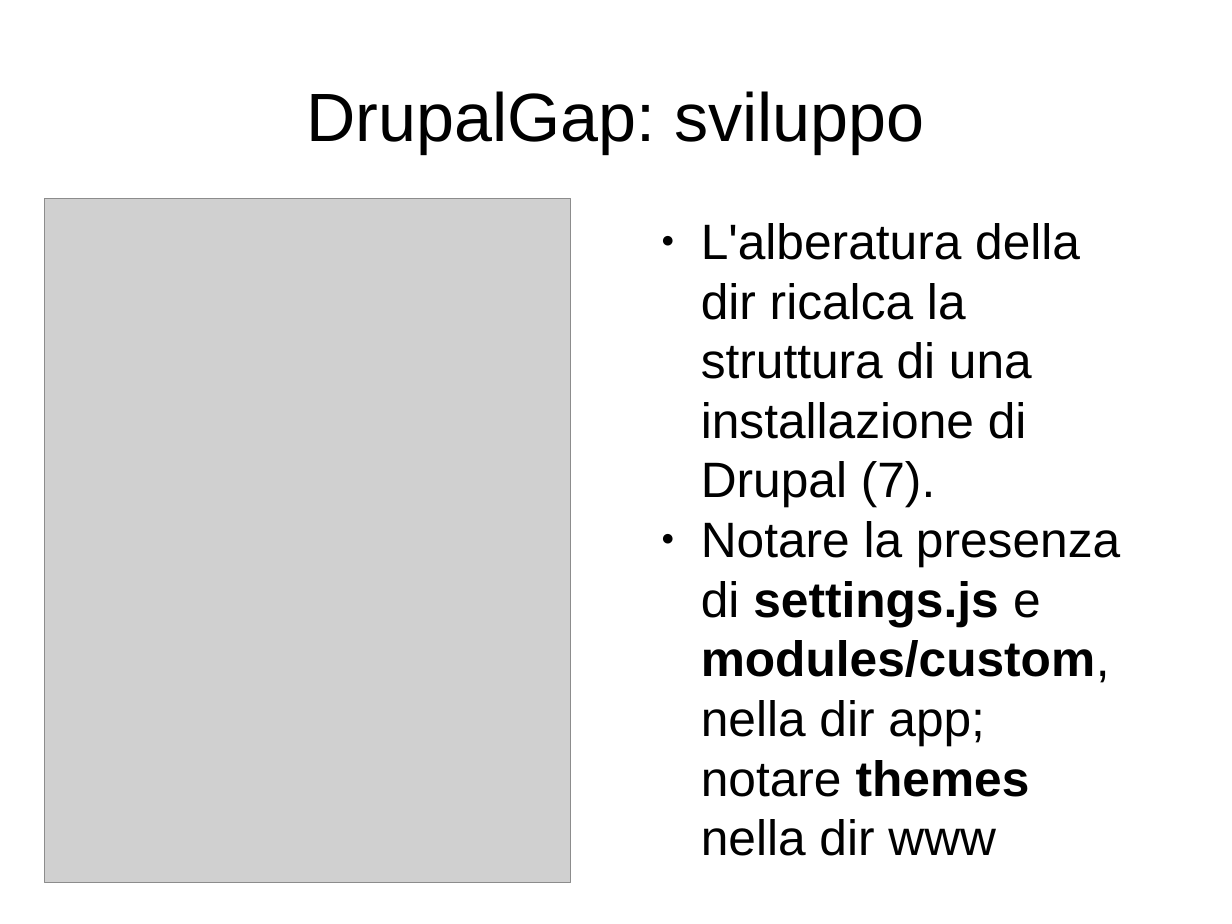
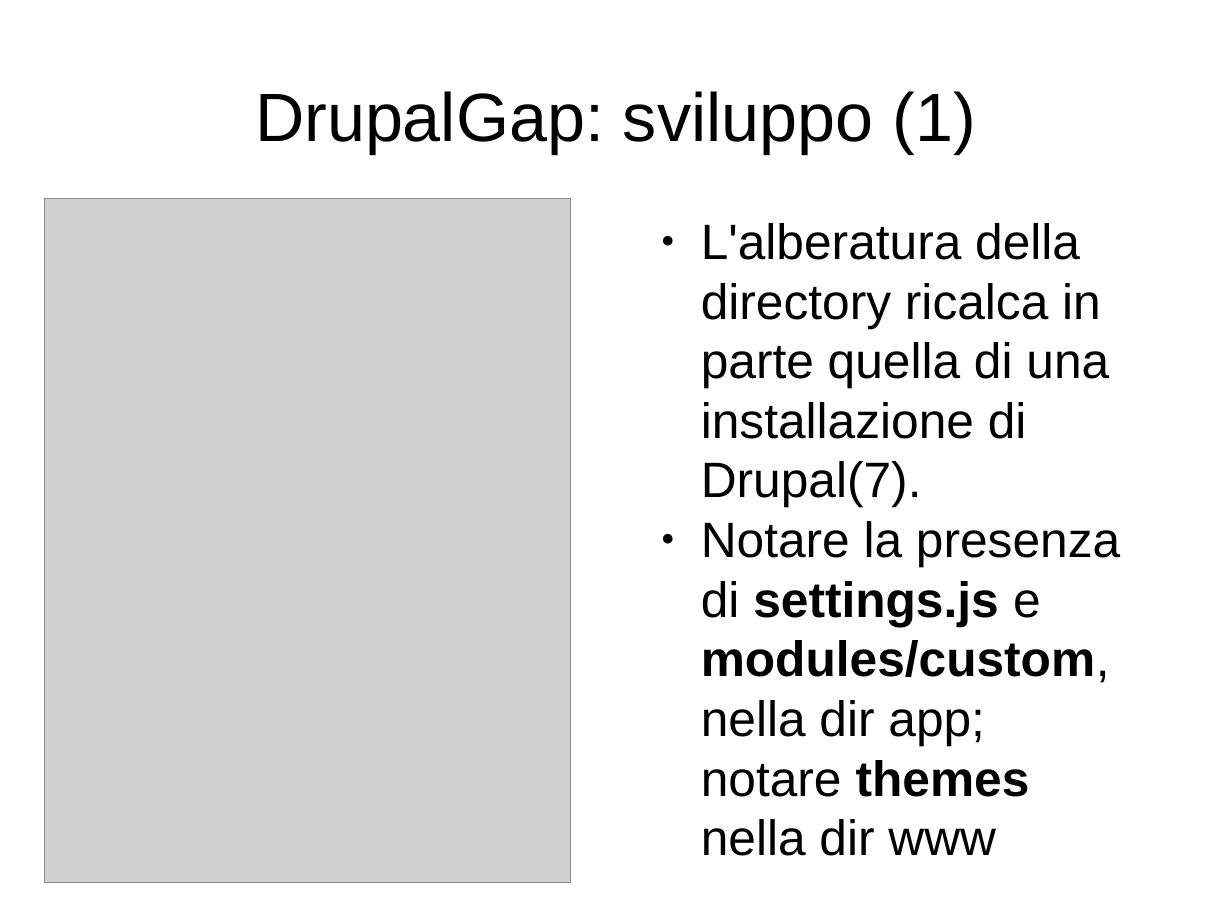
Before and after one commit to m3m3nto/drupalday2015_drupalgap, a slide deck: slide 10 of slide/DDay2015-DrupalGap.odp. Drawn at 1232x924 pixels with LibreOffice and Linux fonts; fonts in the diff are those of the drawing; grey boxes stand for pictures. Boxes give left, top, right and bottom in pixels: in the first picture for what was removed or moved away, otherwise in the second. Text is boxed around its words. In the diff, an @@ line names an element or a change of style, - is before the commit and + after.

```diff
--- a/slide/DDay2015-DrupalGap.odp
+++ b/slide/DDay2015-DrupalGap.odp
@@ title at box(255, 91, 975, 153): text changed @@
-DrupalGap: sviluppo
+DrupalGap: sviluppo (1)
@@ text at box(701, 223, 1109, 507): text changed @@
-● L'alberatura della dir ricalca la struttura di una installazione di Drupal (7).
+● L'alberatura della directory ricalca in parte quella di una installazione di Drupal(7).
```
Also in this commit, not shown: 4 other slides changed, 3 slides added.
